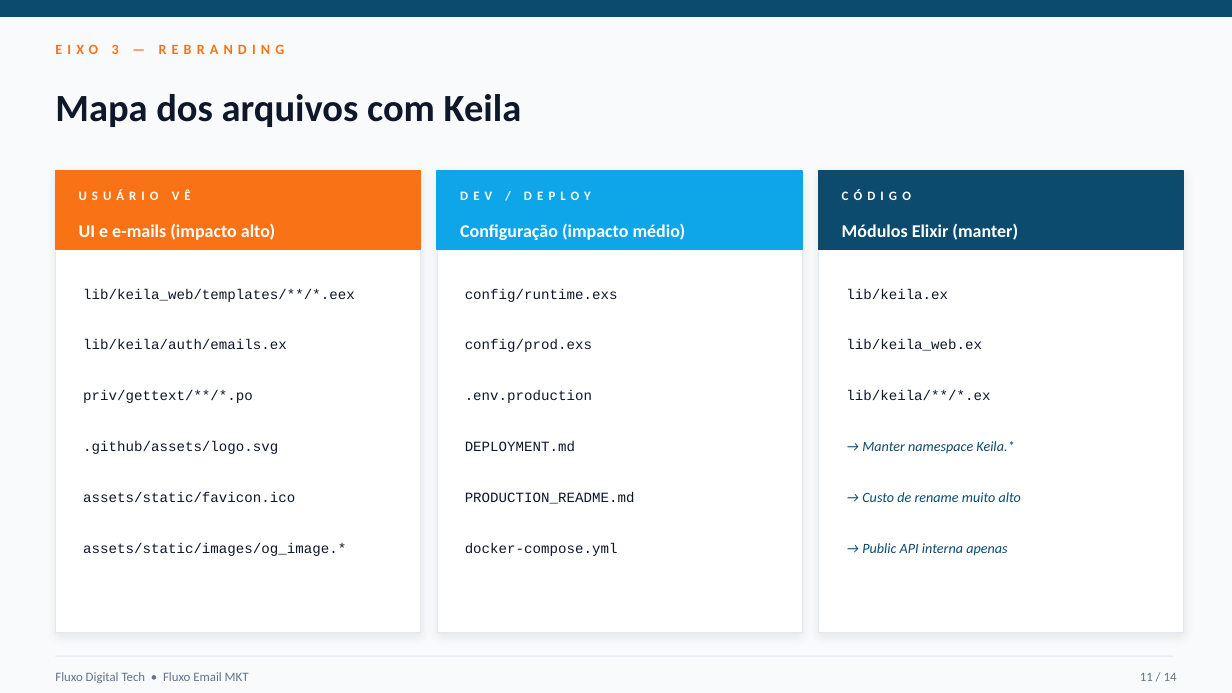
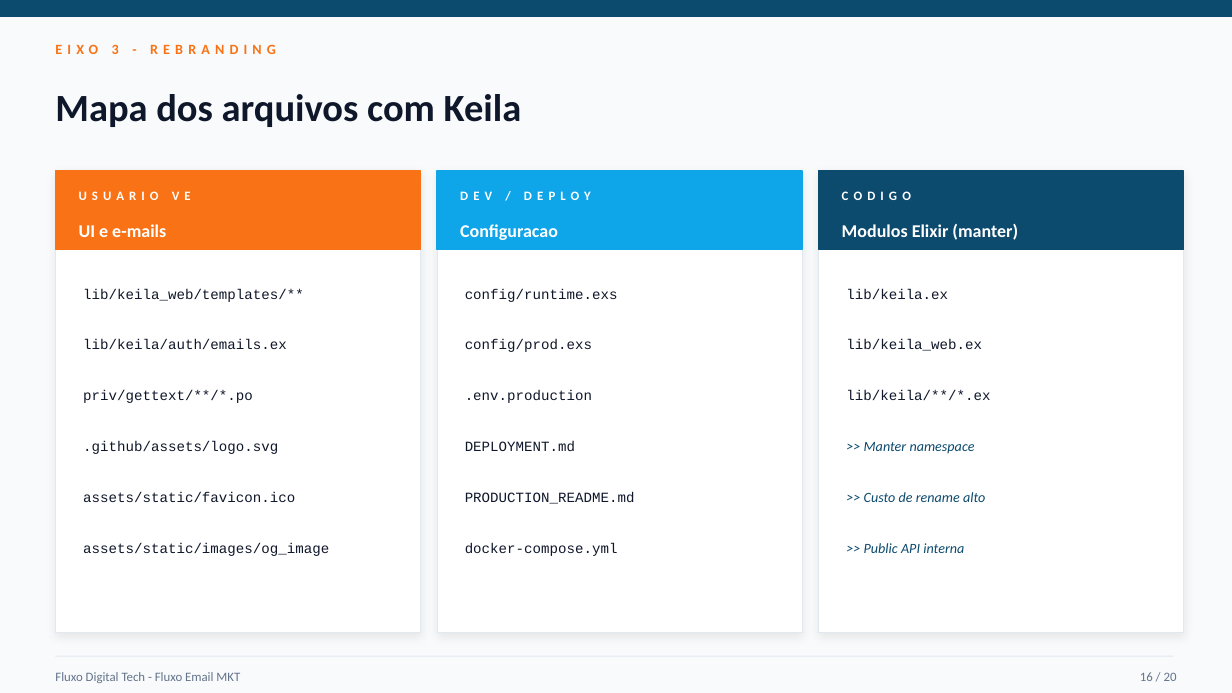
Before and after one commit to cleitonSam/email, a slide deck: slide 16 of fluxo-cadencia-automatica.pptx (slide 11 before the commit). Drawn at 1232x693 pixels with LibreOffice and Linux fonts; fonts in the diff are those of the drawing. Boxes give left, top, right and bottom in pixels: in the first picture for what was removed or moved away, otherwise in the second. Text is boxed around its words. In the diff, an @@ line names an element or a change of style, - is before the commit and + after.

```diff
--- a/fluxo-cadencia-automatica.pptx
+++ b/fluxo-cadencia-automatica.pptx
@@ text at <box>55,44,276,54</box>: text changed @@
-EIXO 3 — REBRANDING
+EIXO 3 - REBRANDING
@@ text at <box>79,191,191,200</box>: text changed @@
-USUÁRIO VÊ
+USUARIO VE
@@ text at <box>842,191,911,200</box>: text changed @@
-CÓDIGO
+CODIGO
@@ text at <box>79,224,166,237</box>: text changed @@
-UI e e-mails (impacto alto)
+UI e e-mails
@@ text at <box>460,224,558,240</box>: text changed @@
-Configuração (impacto médio)
+Configuracao
@@ text at <box>842,224,1018,240</box>: text changed @@
-Módulos Elixir (manter)
+Modulos Elixir (manter)
@@ text at <box>83,288,304,302</box>: text changed @@
-lib/keila_web/templates/**/*.eex
+lib/keila_web/templates/**
@@ text at <box>864,442,975,454</box>: text changed @@
-→ Manter namespace Keila.*
+>> Manter namespace
@@ text at <box>864,492,985,502</box>: text changed @@
-→ Custo de rename muito alto
+>> Custo de rename alto
@@ text at <box>83,542,329,556</box>: text changed @@
-assets/static/images/og_image.*
+assets/static/images/og_image
@@ text at <box>864,543,964,553</box>: text changed @@
-→ Public API interna apenas
+>> Public API interna
@@ text at <box>55,672,240,683</box>: text changed @@
-Fluxo Digital Tech • Fluxo Email MKT
+Fluxo Digital Tech - Fluxo Email MKT
@@ text at <box>1140,672,1177,681</box>: text changed @@
-11 / 14
+16 / 20
```
Also in this commit, not shown: 8 other slides changed, 11 slides added, 5 slides removed.
